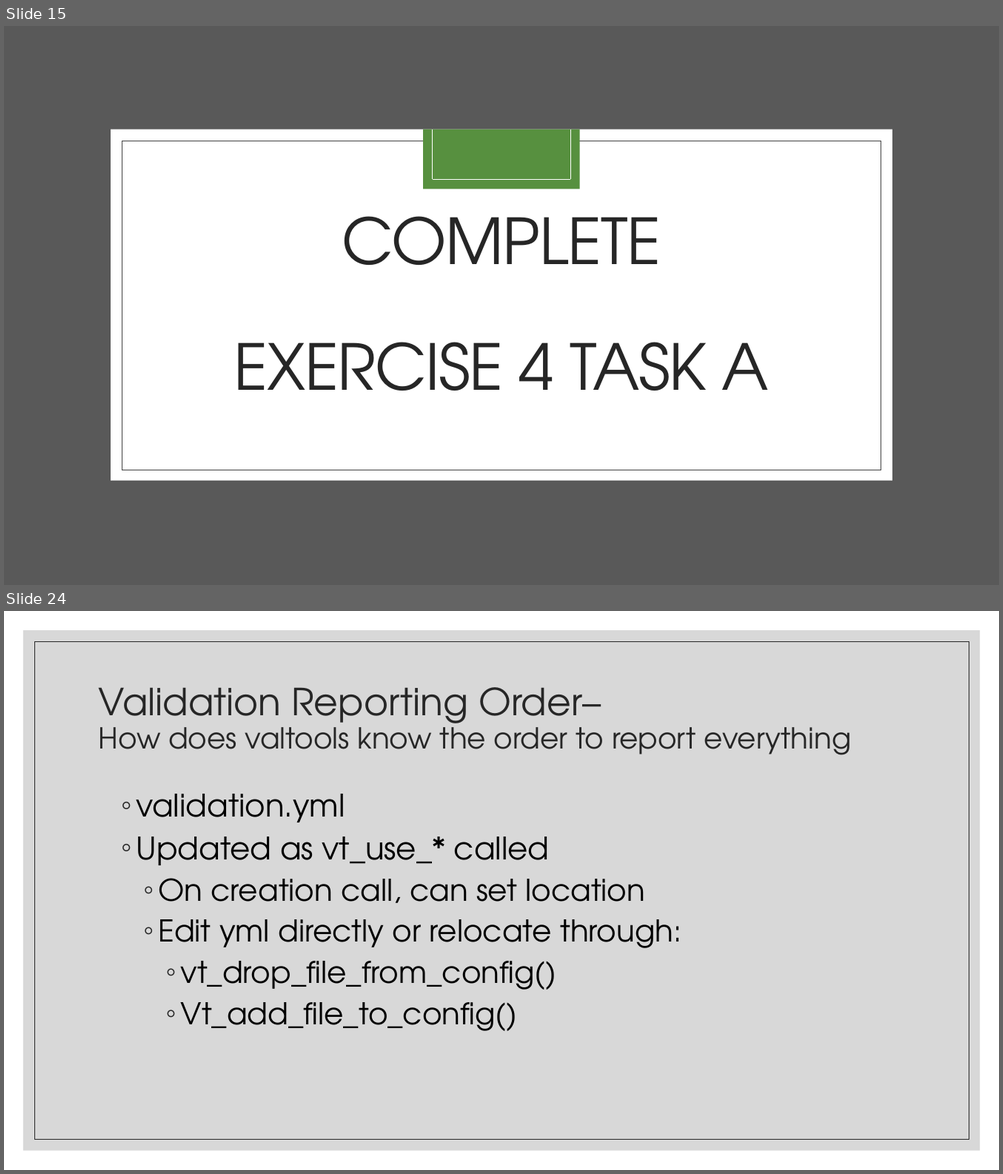
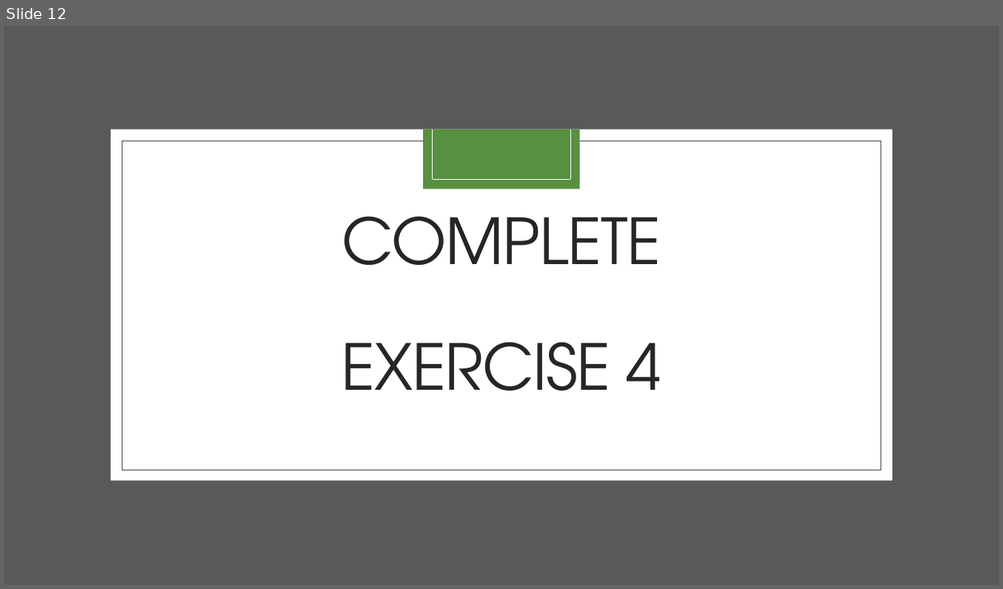
Before and after one commit to FredHutch/R_Package_Validation_Tutorial, a slide deck: Slides/Slides-04-Elements_of_Validation/Slides-04-Elements_of_Validation.pptx. Shown one above the other, each under a label of ours: slides 15 and 24 before the commit, slide 12 after it; the slides between them are not shown. The pictures are 1003x1174 and 1003x589 pixels, drawn with LibreOffice and Linux fonts; fonts in the diff are those of the drawing. Boxes give left, top, right and bottom in pixels: in the first picture for what was removed or moved away, otherwise in the second. Text is boxed around its words. In the diff, an @@ line names an element or a change of style, - is before the commit and + after.

```diff
--- a/Slides/Slides-04-Elements_of_Validation/Slides-04-Elements_of_Validation.pptx
+++ b/Slides/Slides-04-Elements_of_Validation/Slides-04-Elements_of_Validation.pptx
@@ slide 24 removed at (x1=4, y1=611, x2=999, y2=1170), background #FFFFFF @@
@@ rectangle removed at (x1=23, y1=630, x2=980, y2=1151) @@
@@ rectangle removed at (x1=34, y1=641, x2=969, y2=1140) @@
@@ title removed at (x1=99, y1=687, x2=851, y2=755) @@
-Validation Reporting Order–
-How does valtools know the order to report everything
@@ text removed at (x1=136, y1=794, x2=681, y2=1031) @@
-  ◦ validation.yml
-  ◦ Updated as vt_use_* called
-    ◦ On creation call, can set location
-    ◦ Edit yml directly or relocate through:
-      ◦ vt_drop_file_from_config()
-      ◦ Vt_add_file_to_config()
@@ what was slide 15 is now slide 12 @@
@@ slide 12 changed as well @@
@@ title at (x1=341, y1=216, x2=661, y2=391): text changed @@
-COMPLETE
-EXERCISE 4 TASK A
+COMPLETE
+EXERCISE 4
```
Also in this commit, not shown: 3 other slides changed, 12 other slides removed, 9 other files.
